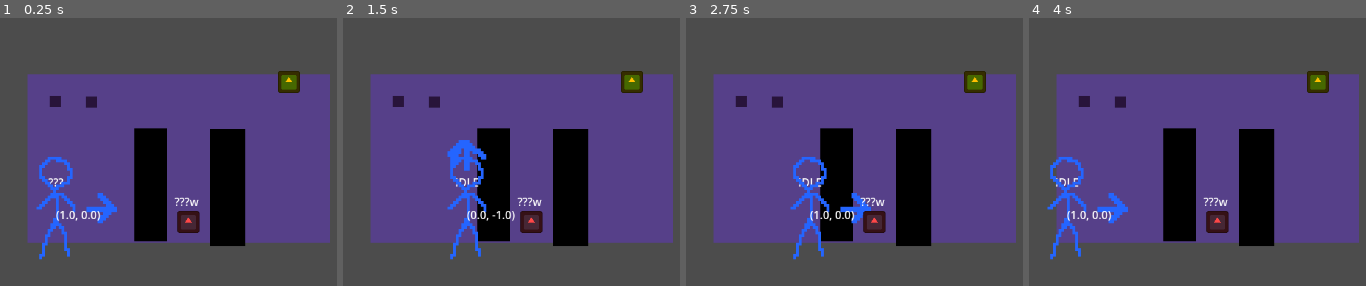
Above: before the commit, frames 1-4 (left to right).
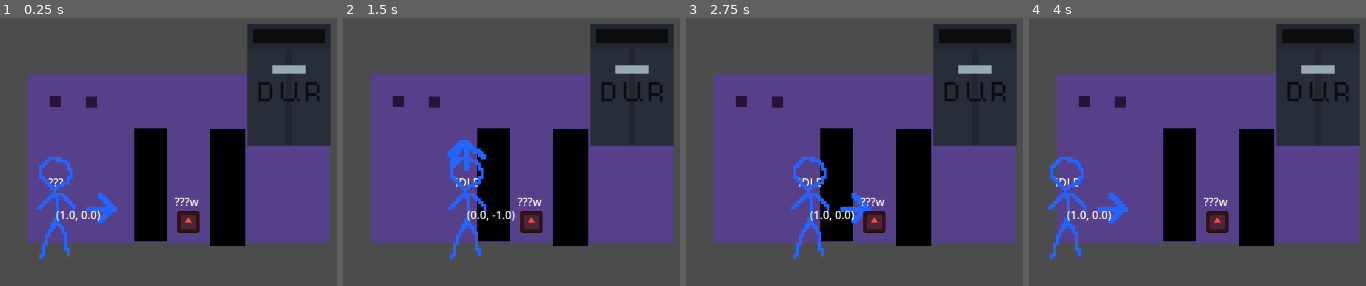
Above: after the commit, the same moments.

Repository: xill47/the-cube-game
Game: Godot game, scene res://rooms/test_chamber/test_chamber2.tscn
The game is run twice, just before and just after one commit, with the same random seed, the same clock (stepped at 60 frames per second) and the same inputs. This scene is started directly instead of the project's main scene. The engine's default icon, where the game draws it, is replaced by a stand-in: a white triangle on a blue panel in a dark square.
Inputs (mouse positions are in pixels of both pictures, inside the frame that each line leads up to):
- Up to frame 1 (0.25 s): no input
- Up to frame 2 (1.5 s): tap Enter at 0.5 s; move the mouse to (outside the picture) at 0.52 s; hold D (move_right) 0.53-1.25 s; hold F (interact) 0.53-1.25 s; click (outside the picture) at 0.67 s; tap Space at 1.25 s; drag from (417, 189) to (632, 82) at 1.27 s
- Up to frame 3 (2.75 s): tap Enter at 2 s; move the mouse to (999, 68) at 2.02 s; hold D (move_right) from 2.03 s (still down); hold F (interact) from 2.03 s (still down)
- Up to frame 4 (4 s): release D (move_right) at 2.75 s; release F (interact) at 2.75 s; tap Space at 2.75 s; drag from (1221, 256) to (1119, 101) at 2.77 s; tap Enter at 3.5 s; move the mouse to (outside the picture) at 3.52 s; hold A (move_left) from 3.53 s (still down); hold F (interact) from 3.53 s (still down); tap E (rotate_cw) at 3.6 s

The runs differ from the first frame. In frame 1, 11% of the frame differs, in the area x 73-99%, y 2-48%; in frame 2, 11%; in frame 3, 11%; in frame 4, 11%.

Commit message:
Door additions (#16)

Diff:
--- a/interactables/doors/door.gd
+++ b/interactables/doors/door.gd
@@ -7,5 +7,16 @@
 
 var state: DoorState
 
+@onready var sprite := $Icon
+
+func _ready() -> void:
+	state.changed.connect(_on_state_changed)
+
 func get_state() -> InteractableState:
 	return state
+
+func _on_state_changed():
+	if state.locked:
+		sprite.frame_coords.x = 1
+	else:
+		sprite.frame_coords.x = 2
--- a/interactables/doors/door.tscn
+++ b/interactables/doors/door.tscn
@@ -1,11 +1,11 @@
 [gd_scene format=3 uid="uid://bhnp0vc2wfcld"]
 
 [ext_resource type="Script" uid="uid://drl15u35ajgsi" path="res://interactables/doors/door.gd" id="1_68twr"]
-[ext_resource type="Texture2D" uid="uid://dpfgi37cc4amc" path="res://icon.svg" id="2_ufcu1"]
+[ext_resource type="Texture2D" uid="uid://xph6mwg5wdet" path="res://interactables/doors/door-sheet.png" id="2_1cfkp"]
 [ext_resource type="Script" uid="uid://dalnoy50favch" path="res://addons/state_scopes/state_provider.gd" id="3_1cfkp"]
 
 [sub_resource type="RectangleShape2D" id="RectangleShape2D_ufcu1"]
-size = Vector2(24, 27)
+size = Vector2(119, 35.5)
 
 [node name="Door" type="Area2D" unique_id=1059506860]
 collision_layer = 4
@@ -13,12 +13,12 @@
 script = ExtResource("1_68twr")
 
 [node name="Icon" type="Sprite2D" parent="." unique_id=108543606]
-self_modulate = Color(1, 0.75, 0, 1)
-scale = Vector2(0.25, 0.25)
-texture = ExtResource("2_ufcu1")
+scale = Vector2(4, 4)
+texture = ExtResource("2_1cfkp")
+hframes = 3
 
 [node name="CollisionShape2D" type="CollisionShape2D" parent="." unique_id=920290342]
-position = Vector2(0, 0.5)
+position = Vector2(-0.5, 95.25)
 shape = SubResource("RectangleShape2D_ufcu1")
 
 [node name="StateProvider" type="Node" parent="." unique_id=1540425789]
--- /dev/null
+++ b/interactables/doors/door_bottom.tscn
@@ -0,0 +1,26 @@
+[gd_scene format=3 uid="uid://bfr0pfebm0wx4"]
+
+[ext_resource type="Script" uid="uid://drl15u35ajgsi" path="res://interactables/doors/door.gd" id="1_bdq1e"]
+[ext_resource type="Texture2D" uid="uid://dwvltro3iw2w6" path="res://interactables/doors/door-bottom-sheet.png" id="2_bdq1e"]
+[ext_resource type="Script" uid="uid://dalnoy50favch" path="res://addons/state_scopes/state_provider.gd" id="3_858wk"]
+
+[sub_resource type="RectangleShape2D" id="RectangleShape2D_ufcu1"]
+size = Vector2(119, 30.75)
+
+[node name="DoorBottom" type="Area2D" unique_id=1059506860]
+collision_layer = 4
+collision_mask = 4
+script = ExtResource("1_bdq1e")
+
+[node name="Icon" type="Sprite2D" parent="." unique_id=108543606]
+scale = Vector2(4, 4)
+texture = ExtResource("2_bdq1e")
+hframes = 3
+
+[node name="CollisionShape2D" type="CollisionShape2D" parent="." unique_id=920290342]
+position = Vector2(-0.5, -40)
+shape = SubResource("RectangleShape2D_ufcu1")
+
+[node name="StateProvider" type="Node" parent="." unique_id=1540425789]
+script = ExtResource("3_858wk")
+metadata/_custom_type_script = "uid://dalnoy50favch"
--- /dev/null
+++ b/interactables/doors/door_left.tscn
@@ -0,0 +1,27 @@
+[gd_scene format=3 uid="uid://rm602dwu2tyv"]
+
+[ext_resource type="Script" uid="uid://drl15u35ajgsi" path="res://interactables/doors/door.gd" id="1_4houu"]
+[ext_resource type="Texture2D" uid="uid://b4r2flaukd2i8" path="res://interactables/doors/door-right-sheet.png" id="2_252hb"]
+[ext_resource type="Script" uid="uid://dalnoy50favch" path="res://addons/state_scopes/state_provider.gd" id="3_5iblq"]
+
+[sub_resource type="RectangleShape2D" id="RectangleShape2D_ufcu1"]
+size = Vector2(27, 117)
+
+[node name="DoorLeft" type="Area2D" unique_id=1059506860]
+collision_layer = 4
+collision_mask = 4
+script = ExtResource("1_4houu")
+
+[node name="Icon" type="Sprite2D" parent="." unique_id=108543606]
+scale = Vector2(4, 4)
+texture = ExtResource("2_252hb")
+flip_h = true
+hframes = 3
+
+[node name="CollisionShape2D" type="CollisionShape2D" parent="." unique_id=920290342]
+position = Vector2(52, 114)
+shape = SubResource("RectangleShape2D_ufcu1")
+
+[node name="StateProvider" type="Node" parent="." unique_id=1540425789]
+script = ExtResource("3_5iblq")
+metadata/_custom_type_script = "uid://dalnoy50favch"
--- /dev/null
+++ b/interactables/doors/door_right.tscn
@@ -0,0 +1,26 @@
+[gd_scene format=3 uid="uid://c0rjmr1tk6owj"]
+
+[ext_resource type="Script" uid="uid://drl15u35ajgsi" path="res://interactables/doors/door.gd" id="1_dwtpu"]
+[ext_resource type="Texture2D" uid="uid://b4r2flaukd2i8" path="res://interactables/doors/door-right-sheet.png" id="2_dwtpu"]
+[ext_resource type="Script" uid="uid://dalnoy50favch" path="res://addons/state_scopes/state_provider.gd" id="3_ulc7v"]
+
+[sub_resource type="RectangleShape2D" id="RectangleShape2D_ufcu1"]
+size = Vector2(27, 117)
+
+[node name="DoorRight" type="Area2D" unique_id=1059506860]
+collision_layer = 4
+collision_mask = 4
+script = ExtResource("1_dwtpu")
+
+[node name="Icon" type="Sprite2D" parent="." unique_id=108543606]
+scale = Vector2(4, 4)
+texture = ExtResource("2_dwtpu")
+hframes = 3
+
+[node name="CollisionShape2D" type="CollisionShape2D" parent="." unique_id=920290342]
+position = Vector2(-52.5, 114)
+shape = SubResource("RectangleShape2D_ufcu1")
+
+[node name="StateProvider" type="Node" parent="." unique_id=1540425789]
+script = ExtResource("3_ulc7v")
+metadata/_custom_type_script = "uid://dalnoy50favch"
Binary file added: interactables/doors/door-bottom-sheet.png
Not shown, added: interactables/doors/door-bottom-sheet.png.import
Binary file added: interactables/doors/door-right-sheet.png
Not shown, added: interactables/doors/door-right-sheet.png.import
Binary file added: interactables/doors/door-sheet.png
Not shown, added: interactables/doors/door-sheet.png.import
